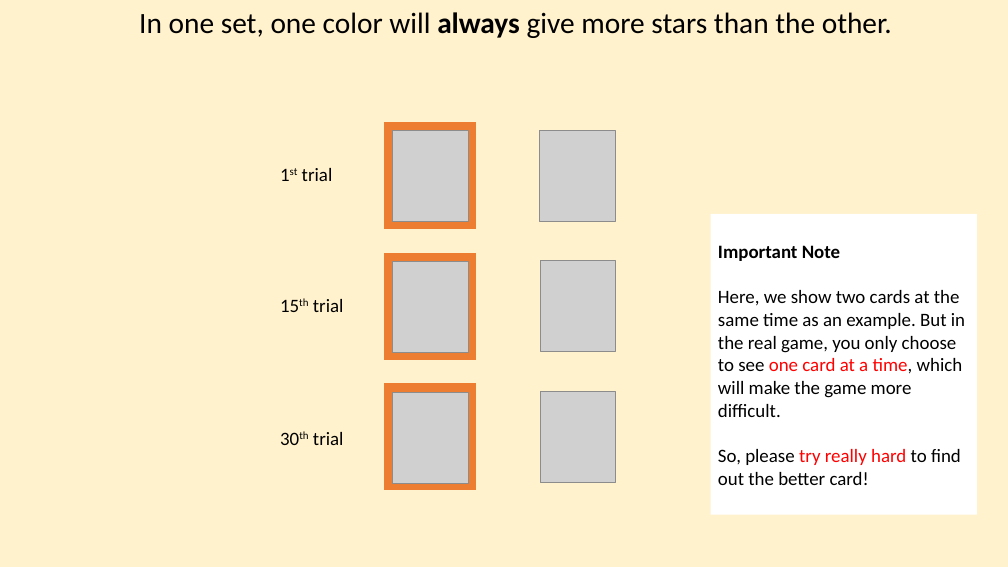
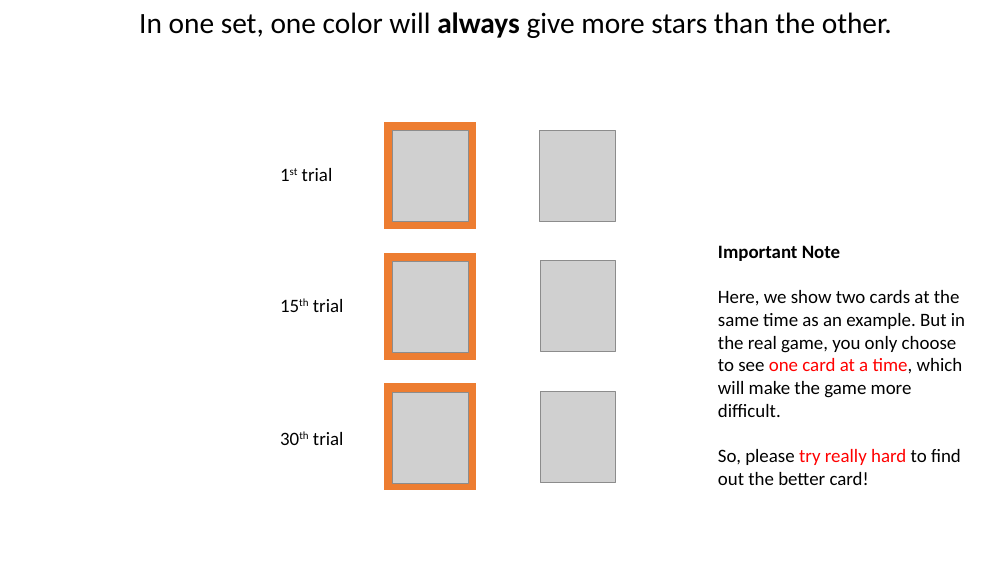
Before and after one commit to LillianXu2019/LUX-RL, a slide deck: slide 28 of images/task_instructions_lux.pptx (slide 14 before the commit). Drawn at 1008x567 pixels with LibreOffice and Linux fonts; fonts in the diff are those of the drawing; grey boxes stand for pictures. Boxes give left, top, right and bottom in pixels: in the first picture for what was removed or moved away, otherwise in the second. Text is boxed around its words. In the diff, an @@ line names an element or a change of style, - is before the commit and + after.

```diff
--- a/images/task_instructions_lux.pptx
+++ b/images/task_instructions_lux.pptx
@@ background #FFF2CC to #FFFFFF @@
@@ text "Important Note" rewrapped from [711,214,977,515] to [718,245,965,485] @@
```
Also in this commit, not shown: 7 other slides changed, 7 slides added, 2 slides removed, 19 other files.
